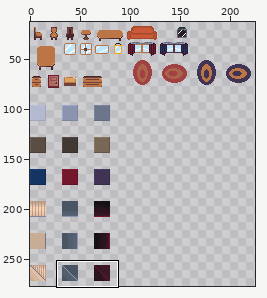
Two states of a sprite sheet, assets/sprites/tileset/all_tileset.png. Above: a wide view before the commit, with the close-up outlined.
Close-up. Before the edit:
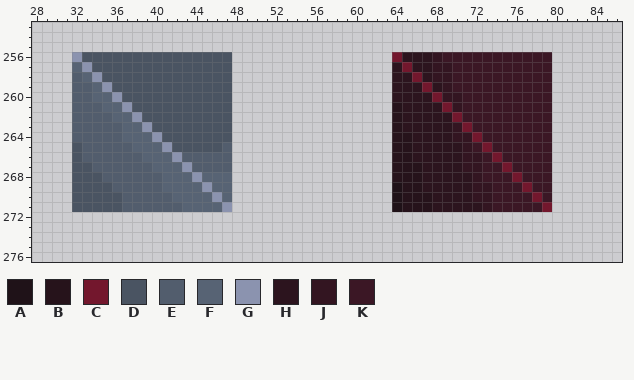
The file is 256x288 pixels. Colours within 5 levels of each other are drawn and written as one. Shown: x 28..86, y 253..276. The wide view leaves out empty margins. The commit also changed other parts of the picture, which this record leaves out.
Palette (. is transparent): A #1f1218  B #26131b  C #73172d  D #4a5462  E #525d6d  F #576374  G #8b93af  H #2c141e  J #331521  K #3b1725
Pixels before, first column x 32:
256 GDDDDDDDDDDDDDDD................CHHHJKKKKKKKKKKK
257 FGDDDDDDDDDDDDDD................HCHHJJKKKKKKKKKK
258 EFGDDDDDDDDDDDDD................HHCHJJKKKKKKKKKK
259 EEFGDDDDDDDDDDDD................HHHCHJKKKKKKKKKK
260 EEFFGDDDDDDDDDDD................HHHHCJJKKKKKKKKK
261 EEEFFGDDDDDDDDDD................BHHHHCJKKKKKKKKK
262 EEEEFFGDDDDDDDDD................BHHHHHCKKKKKKKKK
263 EEEEEFFGDDDDDDDD................BHHHHHJCKKKKKKKK
264 EEEEEFFFGDDDDDDD................BBHHHHJJCKKKKKKK
265 DEEEEEFFFGDDDDDE................BBHHHHHJKCKKKKKK
266 DEEEEEEFFFGEEEEE................BBHHHHHJJKCKKKKK
267 DDEEEEEEFFFGEEEE................BBBHHHHJJKKCKKKK
268 DDDEEEEEEFFFGFFF................BBBHHHHHJKKKCKKK
269 DDDDEEEEEFFFFGFF................ABBHHHHHJJKKKCKK
270 DDDDDEEEEEFFFFGF................ABBBHHHHJJKKKKCK
271 DDDDDEEEEEEFFFFG................ABBBHHHHHJKKKKKC
New version:
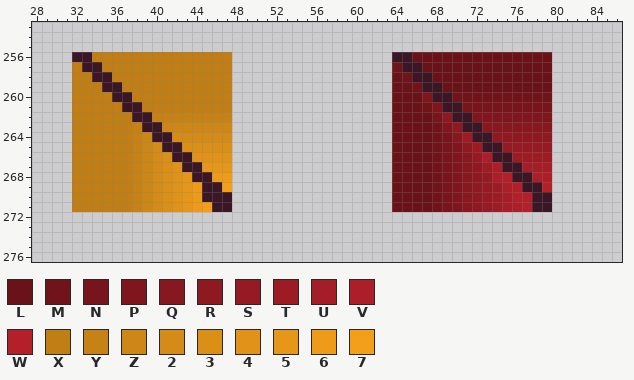
Colours new in this view: L #691319  M #70141a  N #78151c  P #7f161e  Q #87181f  R #8e1921  S #961a23  T #9d1c24  U #a51d26  V #ac1e28  W #b4202a  X #c07e15  Y #c78215  Z #cd8716  2 #d48b17  3 #da8f17  4 #e09318  5 #e69719  6 #ed9b19  7 #f39f1a
Edits made:
Changed rows in their new state; - is an unchanged pixel.
first column x 32:
256 KKXXXXXXXXXXXXXX----------------KKLLLLLLLLLLLLLL
257 XKKXXXXXXXXXXXXX----------------MKKLLLLLLLLLLLLL
258 XXKKXXXXXXXXXXXX----------------LMKKLLLLLLLLLLLL
259 XXXKKXXXXXXXXXXX----------------LLMKKLLLLLLLLLLL
260 XXXXKKXXXXXXXXXX----------------LLLPKKMMMMMMMMMM
261 XXXXXKKXXXXXXXXX----------------LLLMPKKNNNNNNNNN
262 XXXXXXKKYYYYYYYY----------------LLLLNRK-PPPPPPPP
263 XXXXXXYKKZZZZZZZ----------------LLLLMPRK-QQQQQQQ
264 XXXXXXYZKK222222----------------LLLLMNQTK-RRRRRR
265 XXXXXXYZ2KK33333----------------LLLLMNPRTK-SSSSS
266 XXXXXXYZ23KK4444----------------LLLLMNPQSVK-TTTT
267 XXXXXXYZ234KK555----------------LLLLMNPQRTVK-UUU
268 XXXXXXYZ2345KK66----------------LLLLMNPQRSVWK-VV
269 XXXXXXYZ23456KK7----------------LLLLMNPQRSTVWK-W
270 XXXXXXYZ23456KKK----------------LLLLMNPQRSTUWWK-
271 XXXXXXYZ234567KK----------------LLLLMNPQRSTUVW-K
Pixel boxes of the changes (left, top, right, bottom) in both close-ups:
changed: (72, 52, 232, 212)
changed: (392, 52, 552, 212)
